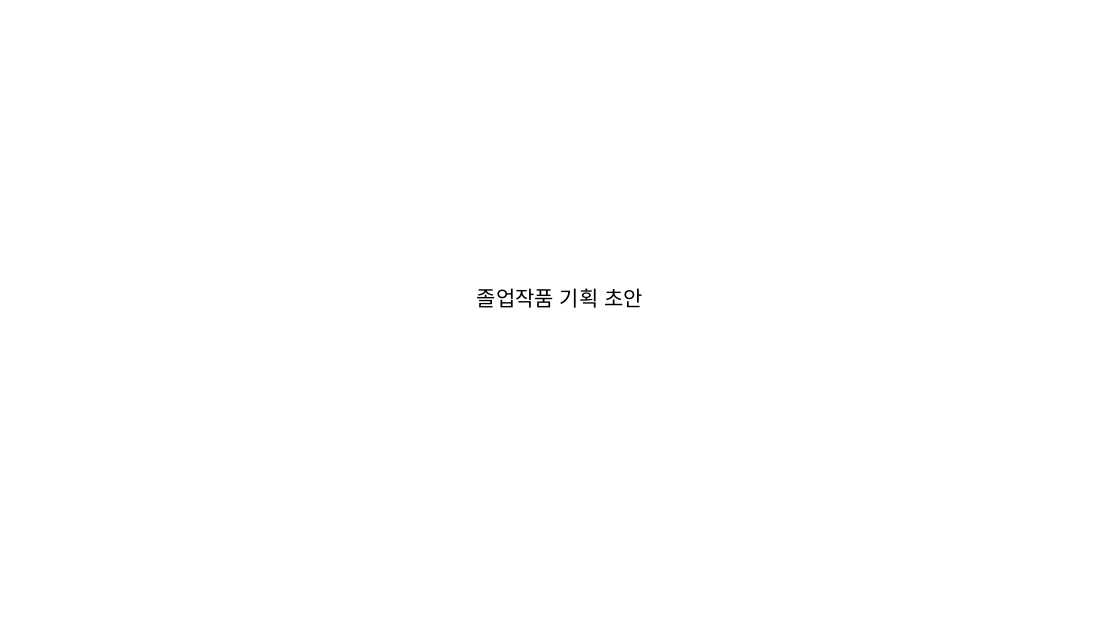
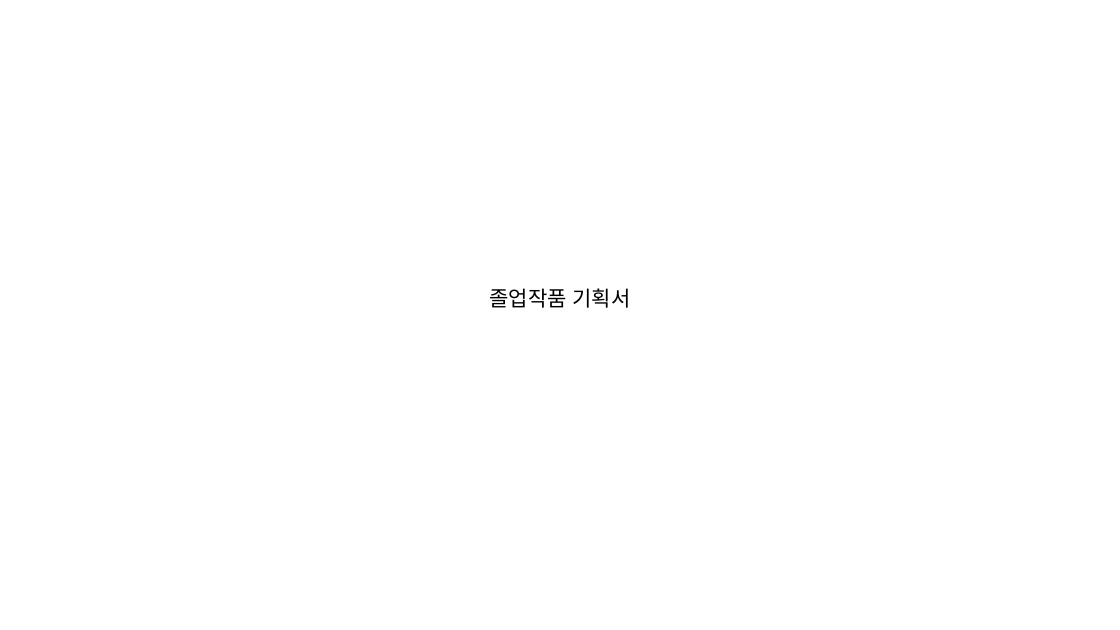
Before and after one commit to Han971107/2024CapstoneProject, a slide deck: slide 1 of Document/강성민/기획/졸작 기획 초안.pptx. Drawn at 1120x630 pixels with LibreOffice and Linux fonts; fonts in the diff are those of the drawing. Boxes give left, top, right and bottom in pixels: in the first picture for what was removed or moved away, otherwise in the second. Text is boxed around its words. In the diff, an @@ line names an element or a change of style, - is before the commit and + after.

Commit message:
기획 초안 업데이트

```diff
--- a/Document/강성민/기획/졸작 기획 초안.pptx
+++ b/Document/강성민/기획/졸작 기획 초안.pptx
@@ text at (489,288,631,308): text changed @@
-졸업작품 기획 초안
+졸업작품 기획서
```
Also in this commit, not shown: 8 slides added, 1 slide removed.
